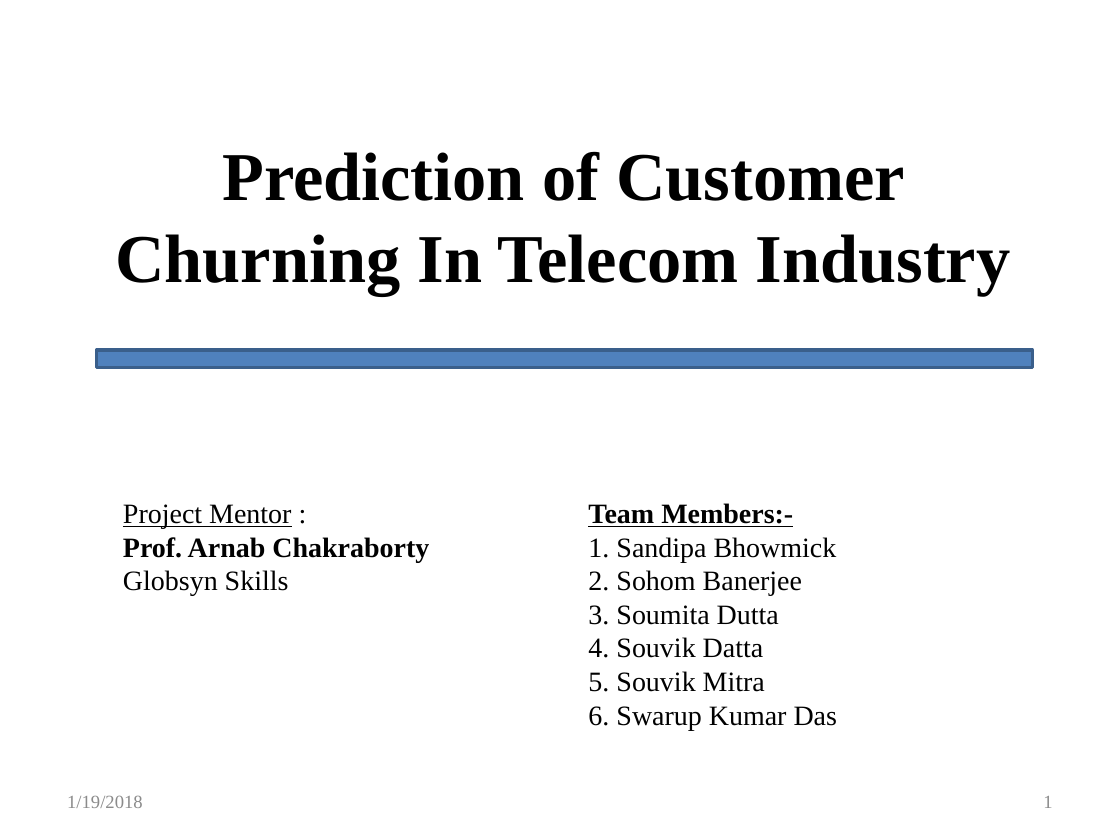
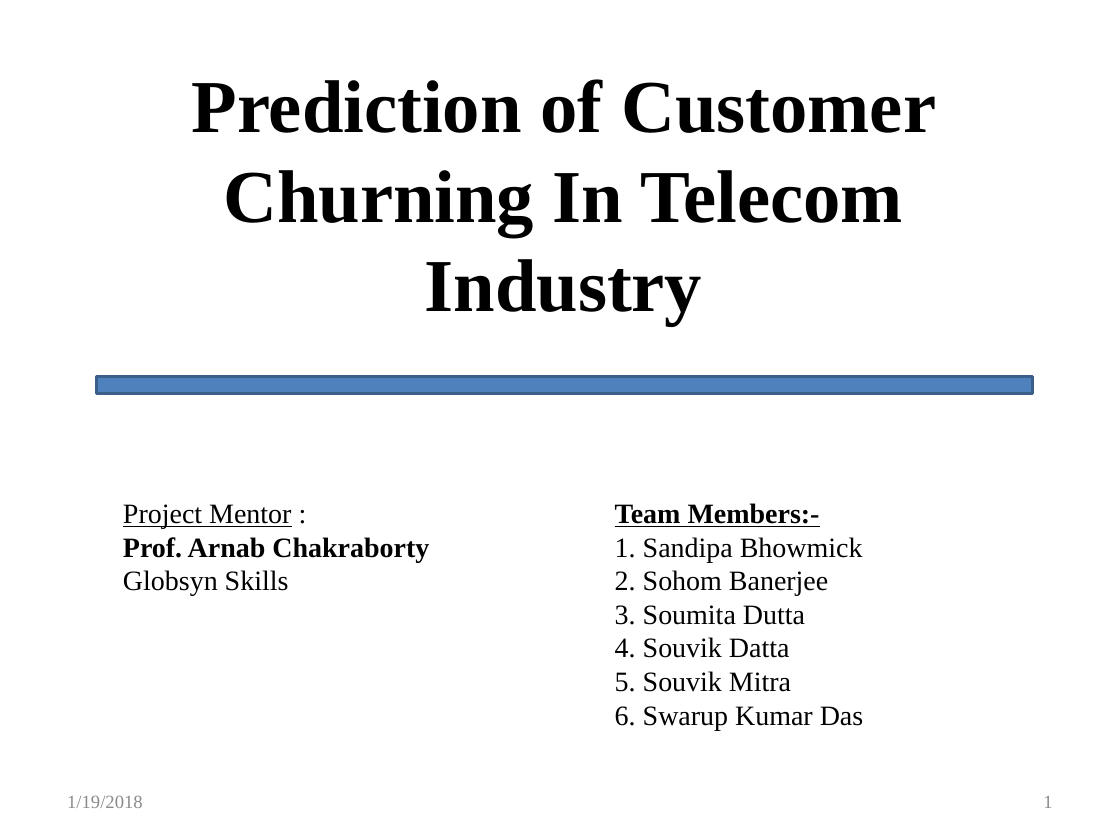
Before and after one commit to Customer-Churn-Prediction/Project-Machine-Learning, a slide deck: slide 1 of Customer Churn Prediction In Telecom Industry.pptx. Drawn at 1120x840 pixels with LibreOffice and Linux fonts; fonts in the diff are those of the drawing. Boxes give left, top, right and bottom in pixels: in the first picture for what was removed or moved away, otherwise in the second. Text is boxed around its words. In the diff, an @@ line names an element or a change of style, - is before the commit and + after.

```diff
--- a/Customer Churn Prediction In Telecom Industry.pptx
+++ b/Customer Churn Prediction In Telecom Industry.pptx
@@ title "Prediction of Customer Churning In ...": place and size @@
-title "Prediction of Customer Churning In ..." at [115,151,1011,296]
+title "Prediction of Customer Churning In ..." at [192,79,936,326]
@@ title "Prediction of Customer Churning In ..." at [192,79,936,326]: size 44 to 48 pt @@
@@ rectangle: place and size @@
-rectangle at [96,349,1033,367]
+rectangle at [96,376,1033,394]
@@ text "Team Members:-": place and size @@
-text "Team Members:-" at [588,503,838,730]
+text "Team Members:-" at [615,503,864,730]
```
Also in this commit, not shown: 14 other slides changed.
